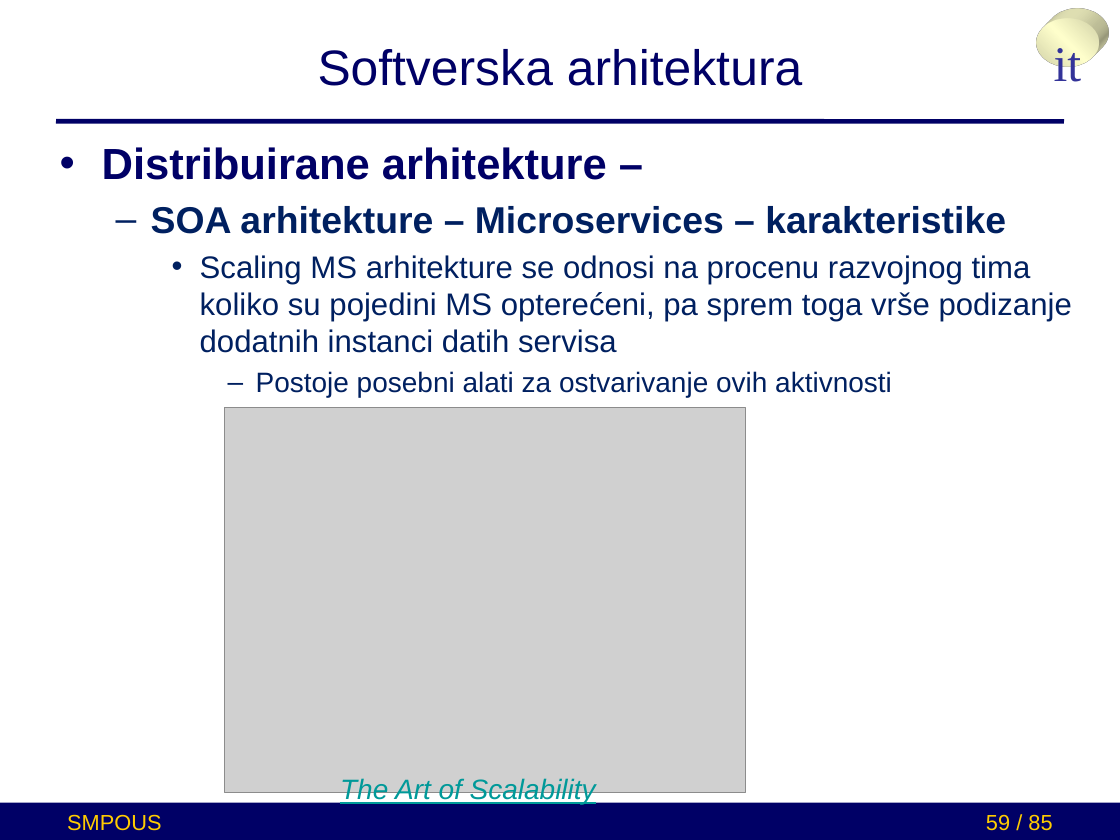
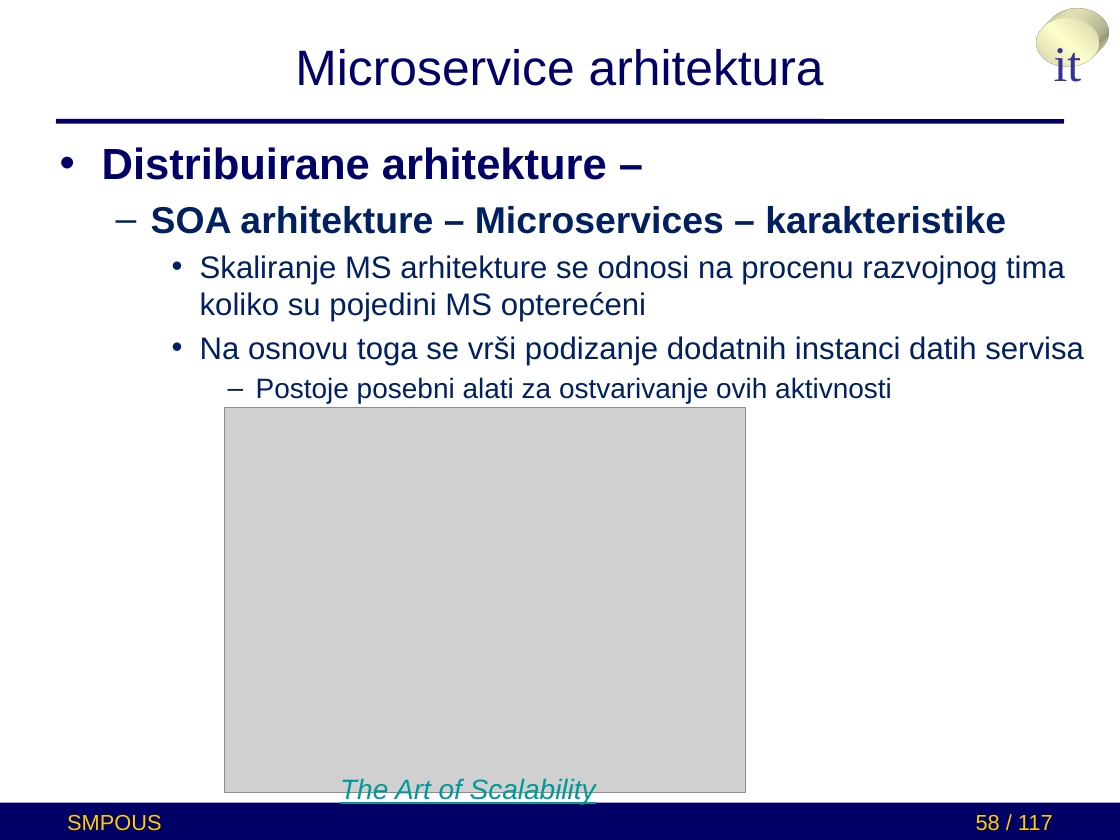
Before and after one commit to brankoterzic/SMPUOS-example-project, a slide deck: slide 58 of presentation_ppx/microservices.pptx (slide 59 before the commit). Drawn at 1120x840 pixels with LibreOffice and Linux fonts; fonts in the diff are those of the drawing; grey boxes stand for pictures. Boxes give left, top, right and bottom in pixels: in the first picture for what was removed or moved away, otherwise in the second. Text is boxed around its words. In the diff, an @@ line names an element or a change of style, - is before the commit and + after.

```diff
--- a/presentation_ppx/microservices.pptx
+++ b/presentation_ppx/microservices.pptx
@@ title at [295, 49, 824, 86]: text changed @@
-Softverska arhitektura
+Microservice arhitektura
@@ text at [200, 255, 1084, 365]: text changed @@
-    • Scaling MS arhitekture se odnosi na procenu razvojnog tima koliko su pojedini MS opterećeni, pa sprem toga vrše podizanje dodatnih instanci datih servisa
+    • Skaliranje MS arhitekture se odnosi na procenu razvojnog tima koliko su pojedini MS opterećeni
+    • Na osnovu toga se vrši podizanje dodatnih instanci datih servisa
@@ page number at [976, 814, 1053, 831]: text changed @@
-59 / 85
+58 / 117
```
Also in this commit, not shown: 90 other slides changed, 1 slide added, 1 slide removed.
